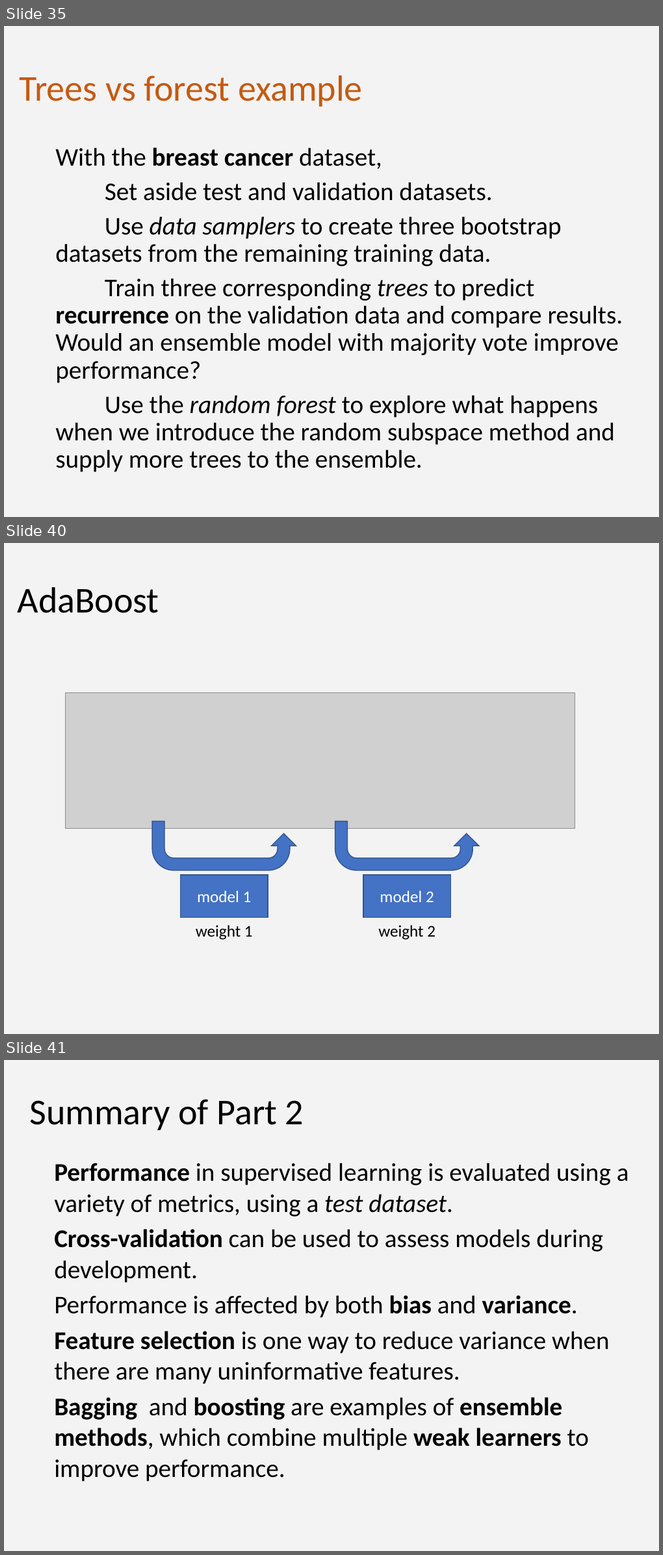
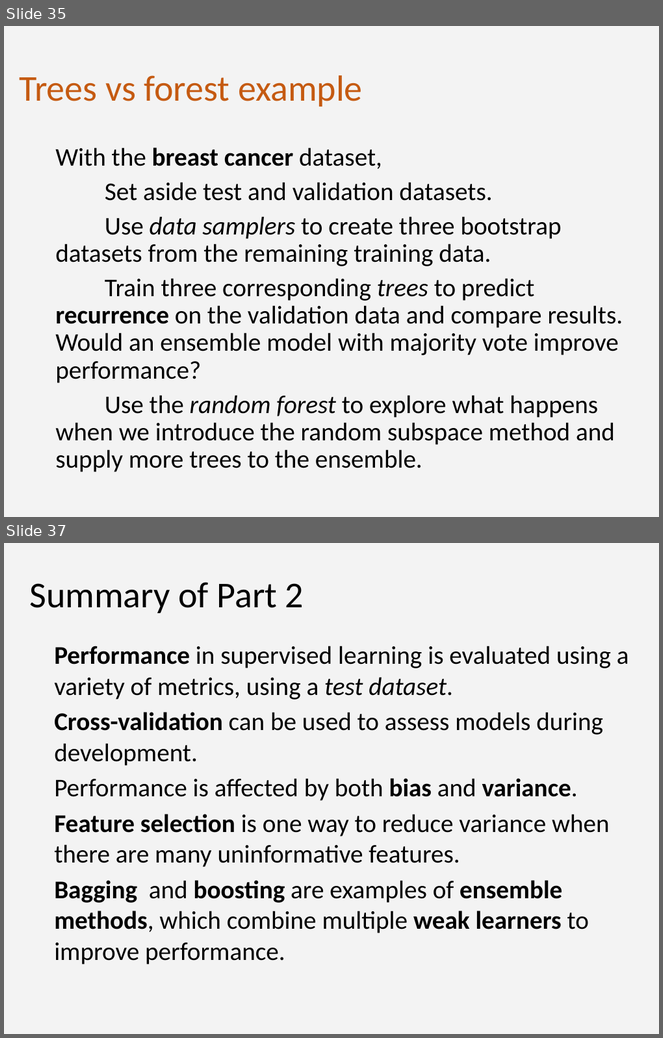
Before and after one commit to ImperialCollegeLondon/RCDS-intro-to-machine-learning, a slide deck: Intro_to_ML_2.pptx. Shown one above the other, each under a label of ours: slides 35, 40 and 41 before the commit, slides 35 and 37 after it; the slides between them are not shown. The pictures are 663x1555 and 663x1038 pixels, drawn with LibreOffice and Linux fonts; fonts in the diff are those of the drawing; grey boxes stand for pictures. Boxes give left, top, right and bottom in pixels: in the first picture for what was removed or moved away, otherwise in the second. Text is boxed around its words. In the diff, an @@ line names an element or a change of style, - is before the commit and + after.

```diff
--- a/Intro_to_ML_2.pptx
+++ b/Intro_to_ML_2.pptx
@@ slide 40 removed at (4,543,659,1034), background #D9D9D9 at 30% opacity @@
@@ title removed at (18,587,159,613) @@
-AdaBoost
@@ picture removed at (66,693,575,828) @@
@@ uturn arrow removed at (152,821,296,871) @@
@@ uturn arrow removed at (336,821,479,871) @@
@@ rectangle removed at (180,875,267,918) @@
-model 1
@@ rectangle removed at (363,875,451,918) @@
-model 2
@@ text removed at (196,925,253,940) @@
-weight 1
@@ text removed at (378,925,436,940) @@
-weight 2
@@ what was slide 41 is now slide 37 @@
```
Also in this commit, not shown: 3 slides changed, 3 other slides removed, 1 other file.
